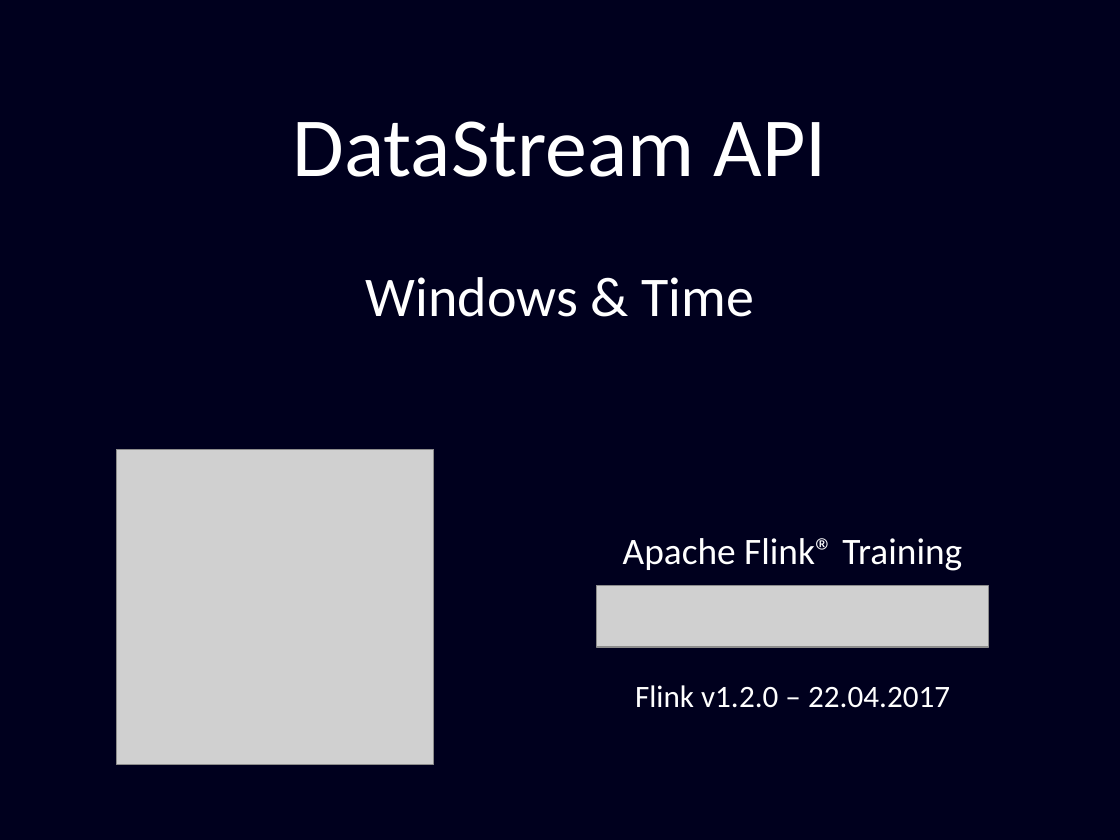
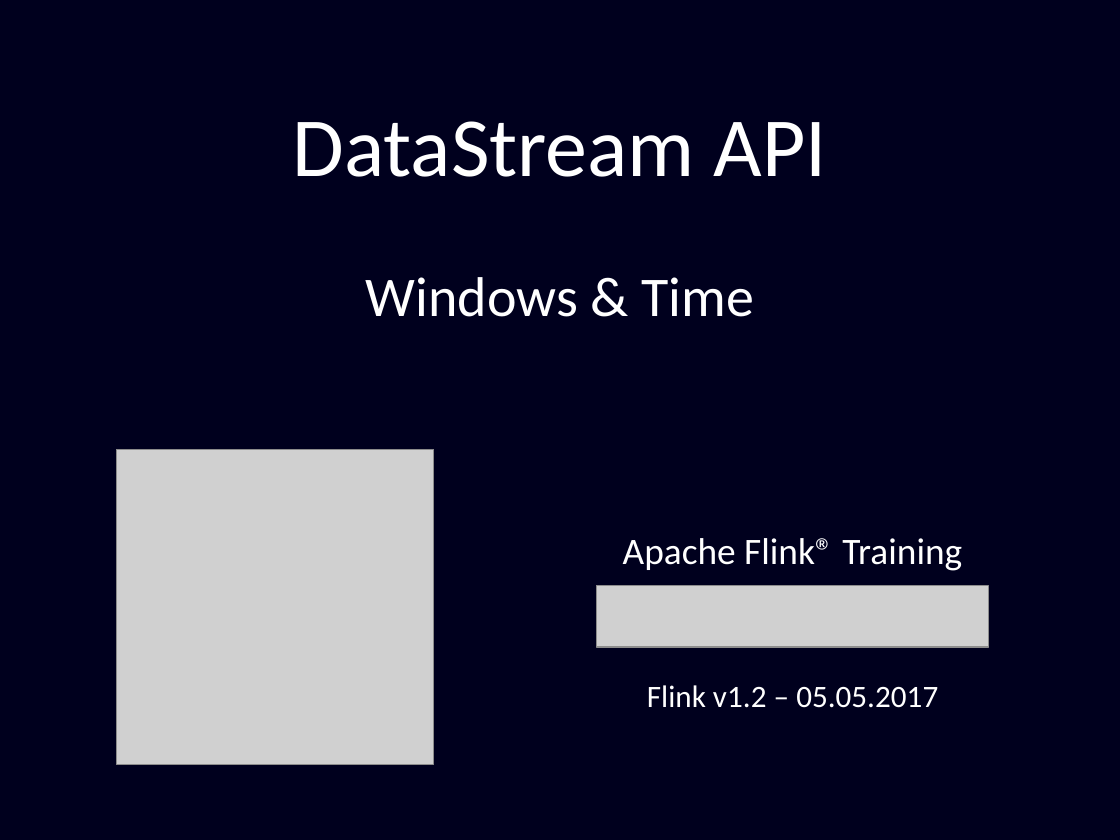
Before and after one commit to dataArtisans/flink-training-web, a slide deck: slide 1 of slides/flink_stream_windows.pptx. Drawn at 1120x840 pixels with LibreOffice and Linux fonts; fonts in the diff are those of the drawing; grey boxes stand for pictures. Boxes give left, top, right and bottom in pixels: in the first picture for what was removed or moved away, otherwise in the second. Text is boxed around its words. In the diff, an @@ line names an element or a change of style, - is before the commit and + after.

```diff
--- a/slides/flink_stream_windows.pptx
+++ b/slides/flink_stream_windows.pptx
@@ text at bbox=[647, 685, 938, 708]: text changed @@
-Flink v1.2.0 – 22.04.2017
+Flink v1.2 – 05.05.2017
```
Also in this commit, not shown: 8 other slides changed, 4 slides added, 21 other files.
